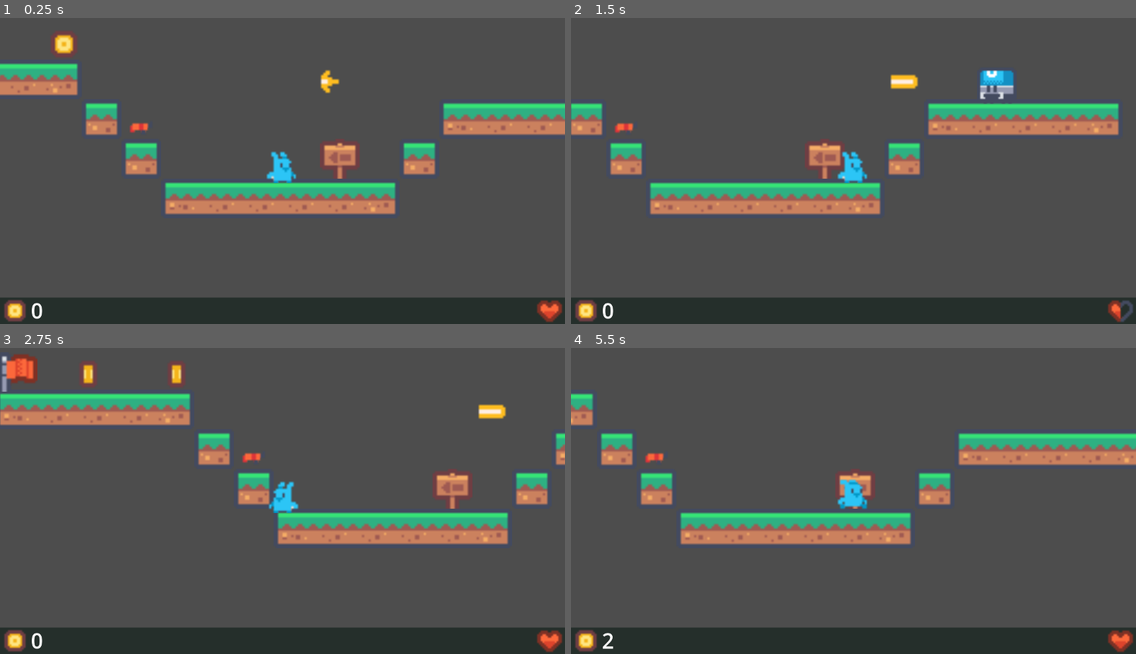
Above: before the commit, frames 1-4 (two rows, left to right).
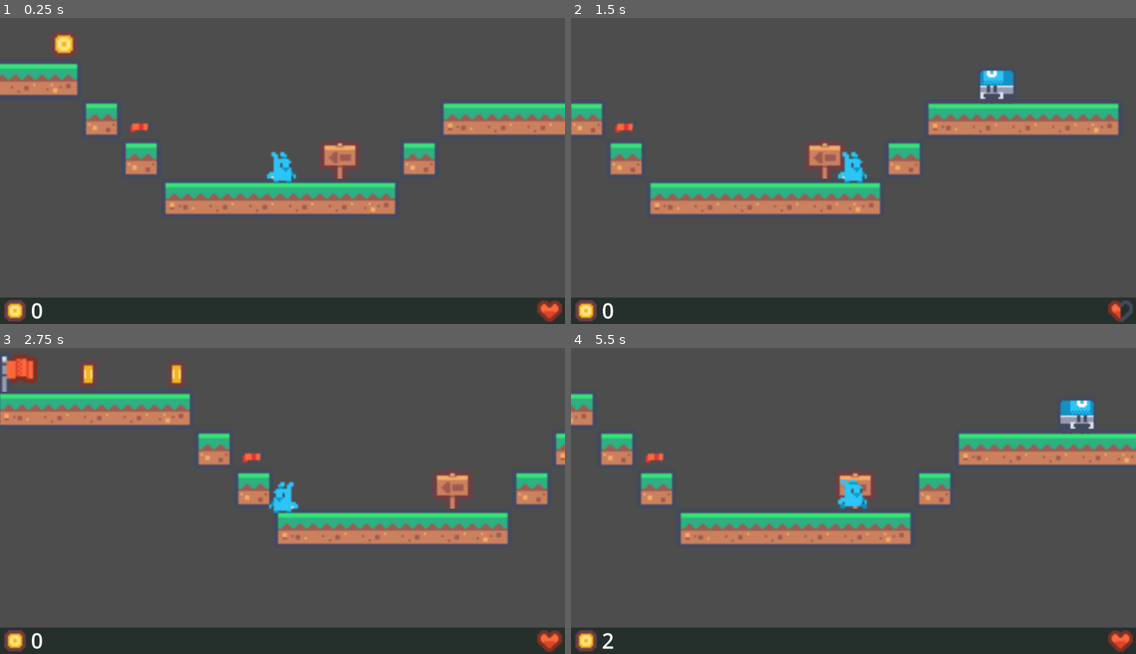
Above: after the commit, the same moments.

Repository: T-oo-T/game-development-final-project
Game: Godot game, scene res://Scenes/main.tscn
The game is run twice, just before and just after one commit, with the same random seed, the same clock (stepped at 60 frames per second) and the same inputs.
Inputs:
- Up to frame 1 (0.25 s): no input
- Up to frame 2 (1.5 s): hold Right (right) from 0.53 s (still down); tap Space (shoot) at 0.6, 1.35 s; tap Up (jump) at 0.77 s
- Up to frame 3 (2.75 s): tap Up (jump) at 1.52 s; release Right (right) at 2.03 s; hold Left (left) from 2.03 s (still down); tap Space (shoot) at 2.1 s
- Up to frame 4 (5.5 s): tap Space (shoot) every 0.75 s from 2.85 to 5.1 s; tap Up (jump) at 3.02, 3.77, 4.52 s; release Left (left) at 4.28 s; hold Right (right) from 4.28 s (still down)

The runs differ from the first frame. In frame 1, 0.2% of the frame differs, in the area x 56-61%, y 17-25%; in frame 2, 0.2%; in frame 3, 0.2%; in frame 4, 0.5%, in the area x 86-93%, y 16-29%.

Commit message:
bullet animations

Diff:
--- a/Scenes/bullet.tscn
+++ b/Scenes/bullet.tscn
@@ -5,7 +5,7 @@
 [ext_resource type="Texture2D" uid="uid://prooby7tktby" path="res://Assets/Environment/gun_bullet.png" id="2_ycag2"]
 
 [sub_resource type="RectangleShape2D" id="RectangleShape2D_odot3"]
-size = Vector2(11, 6)
+size = Vector2(6, 2)
 
 [sub_resource type="SpriteFrames" id="SpriteFrames_ycag2"]
 animations = [{
@@ -25,10 +25,10 @@
 script = ExtResource("1_ycag2")
 
 [node name="CollisionShape2D" type="CollisionShape2D" parent="."]
-position = Vector2(-0.5, 0)
 shape = SubResource("RectangleShape2D_odot3")
 
 [node name="AnimatedSprite2D" type="AnimatedSprite2D" parent="."]
+scale = Vector2(0.5, 0.5)
 sprite_frames = SubResource("SpriteFrames_ycag2")
 animation = &"shoot"
 frame = 1
--- a/Scenes/map1.tscn
+++ b/Scenes/map1.tscn
@@ -7,7 +7,6 @@
 [ext_resource type="PackedScene" uid="uid://v2c3fspwrw7a" path="res://Scenes/coin.tscn" id="5_0650q"]
 [ext_resource type="PackedScene" uid="uid://c5eqkl4qxymt1" path="res://Scenes/robo.tscn" id="6_rxi31"]
 [ext_resource type="PackedScene" uid="uid://bxsfb1x50qvke" path="res://Scenes/gun.tscn" id="7_73eik"]
-[ext_resource type="PackedScene" uid="uid://c3hlu44wmhrk8" path="res://Scenes/bullet.tscn" id="8_wouuh"]
 
 [sub_resource type="TileSetAtlasSource" id="TileSetAtlasSource_26yhd"]
 texture = ExtResource("1_ci6au")
@@ -54,8 +53,5 @@
 [node name="Gun" parent="." instance=ExtResource("7_73eik")]
 position = Vector2(-63, -5)
 
-[node name="Bullet" parent="." instance=ExtResource("8_wouuh")]
-position = Vector2(18, -26)
-
 [connection signal="body_entered" from="Flag" to="." method="_on_flag_body_entered"]
 [connection signal="body_entered" from="Gun" to="." method="_on_gun_body_entered"]
--- a/Scripts/bullet.gd
+++ b/Scripts/bullet.gd
@@ -2,20 +2,20 @@
 
 const SPEED = 30.0
 
-var going_right
+var facing_right
 
 func _ready() -> void:
 	$AnimatedSprite2D.play("shoot")
-	going_right = true
 
 func _process(delta: float) -> void:
-	var direction := 1.0 if going_right else -1.0
+	var direction = 1.0 if facing_right else -1.0
+	$AnimatedSprite2D.flip_h = not facing_right
 	position.x += direction * SPEED * delta
 
 
 func _on_body_entered(body: Node2D) -> void:
-	queue_free()
+	if body is not Player:
+		queue_free()
 
 	if body is Robo:
 		body.queue_free()
-		print("bullet hit enemy!")
--- a/Scripts/player.gd
+++ b/Scripts/player.gd
@@ -7,10 +7,13 @@
 var jumping: bool
 var lives: int
 var has_gun: bool
+var BulletScene = preload("res://Scenes/bullet.tscn")
+var facing_right: bool
 
 func _ready() -> void:
 	jumping = false
 	has_gun = false
+	facing_right = true
 
 func die() -> void:
 	player_died.emit()
@@ -41,7 +44,8 @@
 	if direction:
 		_play_animation("run")
 		velocity.x = direction * SPEED
-		$Sprite2D.flip_h = direction == -1.0
+		facing_right = direction == 1.0
+		$Sprite2D.flip_h = not facing_right
 	else:
 		if jumping:
 			_play_animation("jump")
@@ -52,8 +56,13 @@
 
 	# TODO: add some kind of cooldown to shooting
 	if has_gun and Input.is_action_just_pressed("shoot"):
-		print("shoot")
 		_play_animation("shoot")
+		var bullet = BulletScene.instantiate()
+		bullet.facing_right = facing_right
+		# match bullets position with the gun
+		bullet.position.x = position.x + (10 if facing_right else -10)
+		bullet.position.y = position.y + 4
+		get_tree().root.add_child(bullet)
 
 
 	move_and_slide()
Not shown: 1 places in Scenes/map1.tscn that only renumber resources
